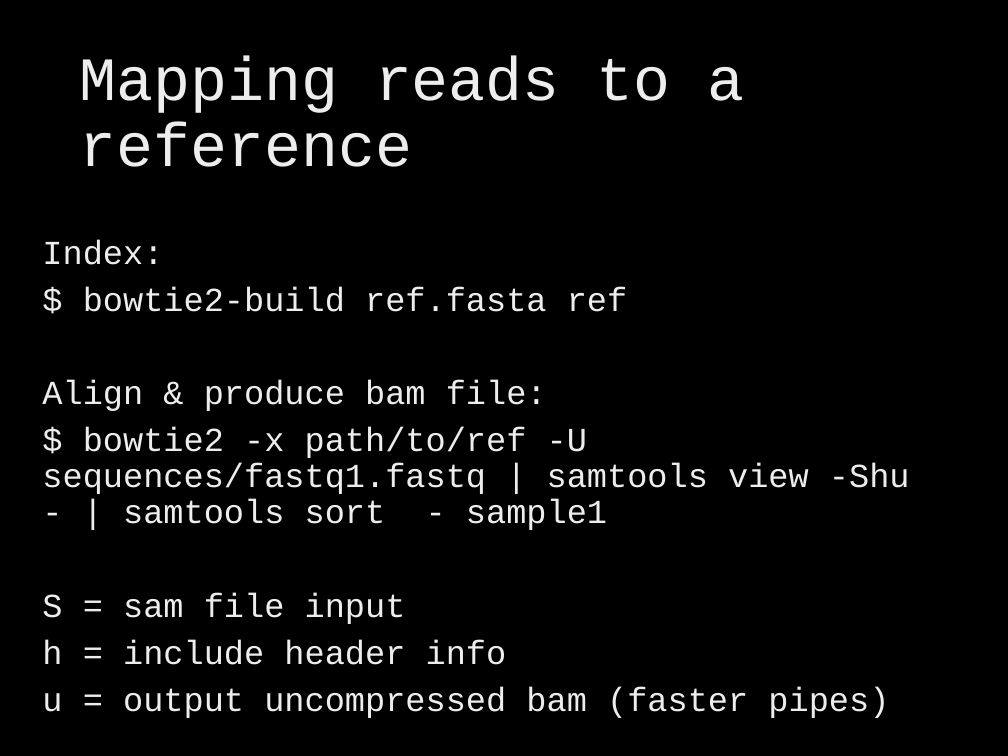
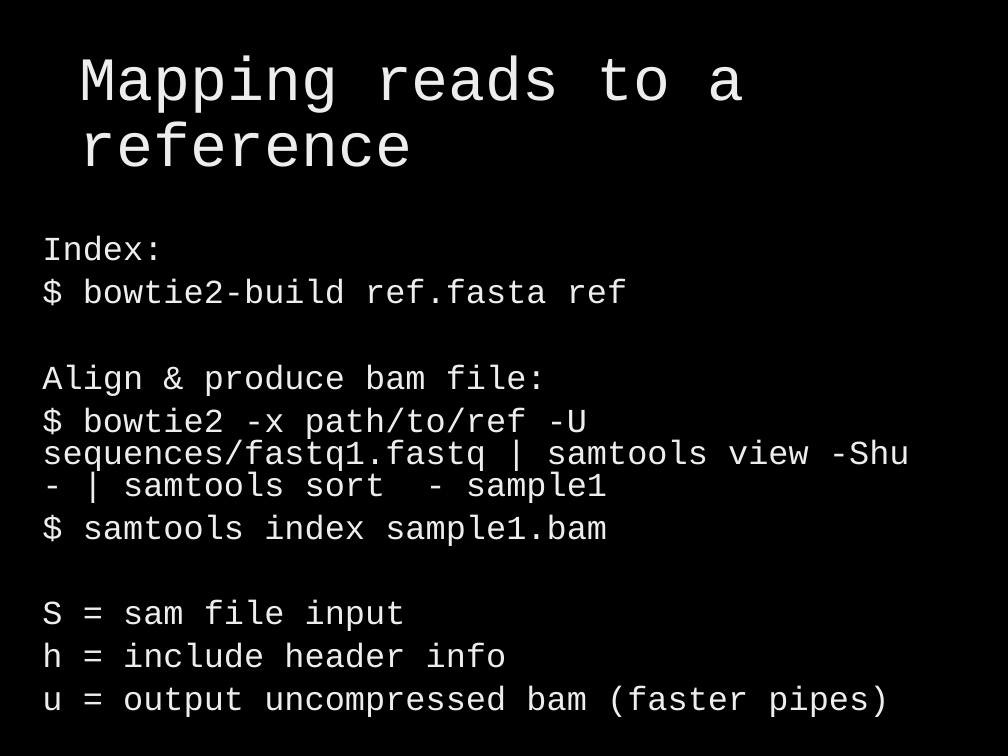
Before and after one commit to brevans/MPS_Workshop, a slide deck: slide 22 of presentations/intro pipelines.pptx (slide 19 before the commit). Drawn at 1008x756 pixels with LibreOffice and Linux fonts; fonts in the diff are those of the drawing; background and template pictures are left out. Boxes give left, top, right and bottom in pixels: in the first picture for what was removed or moved away, otherwise in the second. Text is boxed around its words. In the diff, an @@ line names an element or a change of style, - is before the commit and + after.

Commit message:
added up to read-mapping

```diff
--- a/presentations/intro pipelines.pptx
+++ b/presentations/intro pipelines.pptx
@@ text at (42,236,910,717): line spacing 0.9 to 0.8 @@
@@ text at (83,514,607,546): paragraph added @@
+$ samtools index sample1.bam
```
Also in this commit, not shown: 9 other slides changed, 5 slides added, 3 slides removed.
